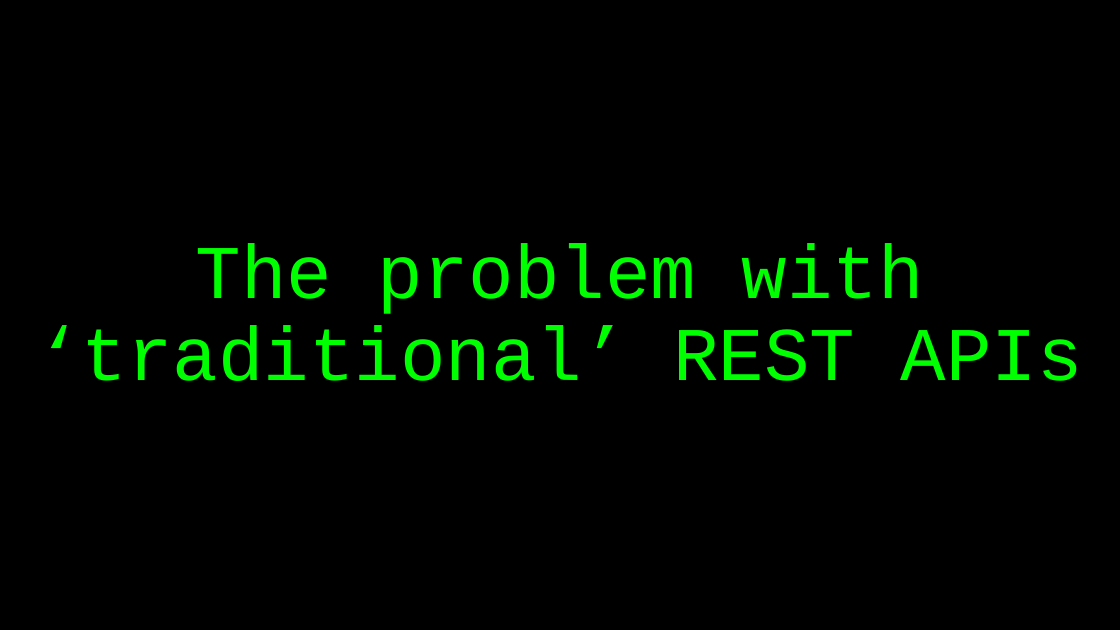
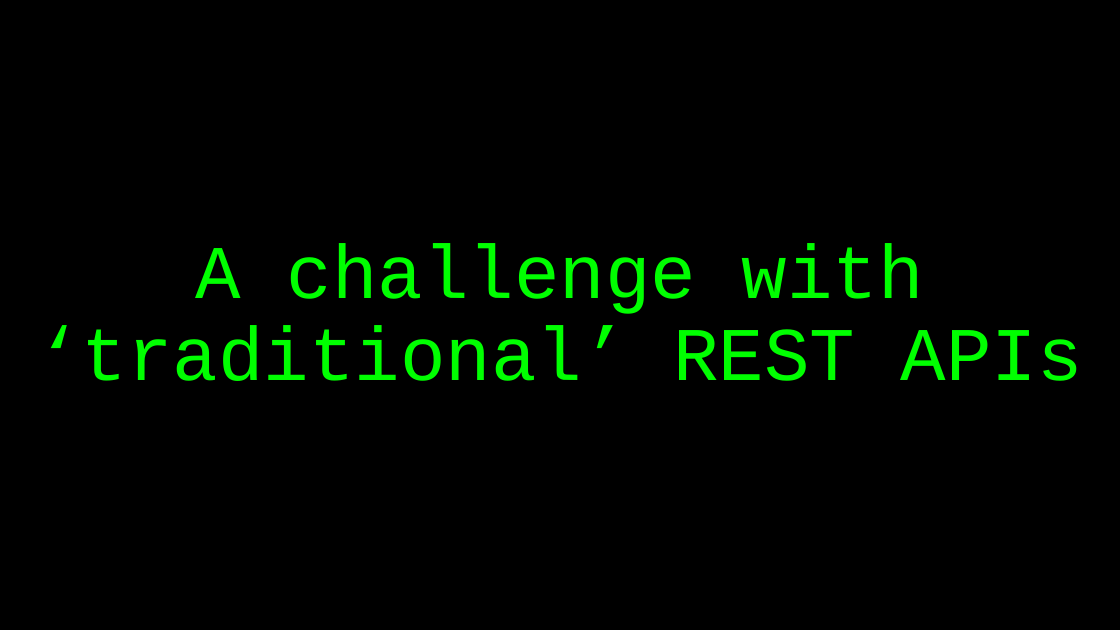
Before and after one commit to basdijkstra/restsharp-workshop, a slide deck: slide 52 of RestSharpWorkshop.pptx. Drawn at 1120x630 pixels with LibreOffice and Linux fonts; fonts in the diff are those of the drawing. Boxes give left, top, right and bottom in pixels: in the first picture for what was removed or moved away, otherwise in the second. Text is boxed around its words. In the diff, an @@ line names an element or a change of style, - is before the commit and + after.

```diff
--- a/RestSharpWorkshop.pptx
+++ b/RestSharpWorkshop.pptx
@@ title at (36,244,1083,381): text changed @@
-The problem with ‘traditional’ REST APIs
+A challenge with ‘traditional’ REST APIs
```
Also in this commit, not shown: 5 other slides changed, 2 other files.
